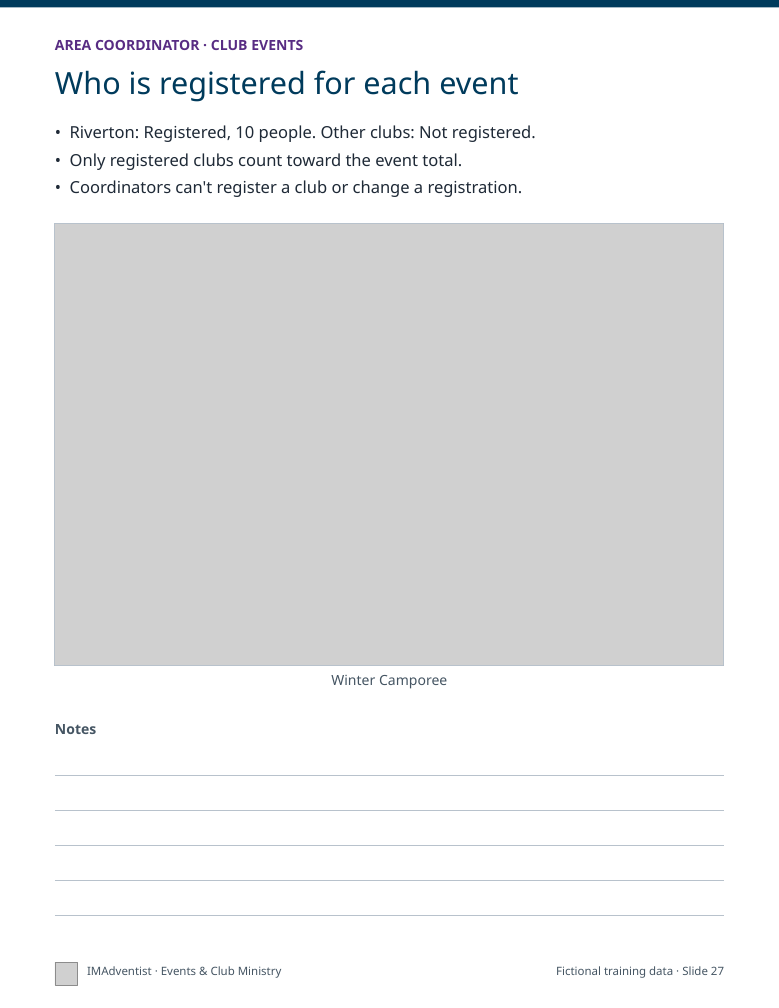
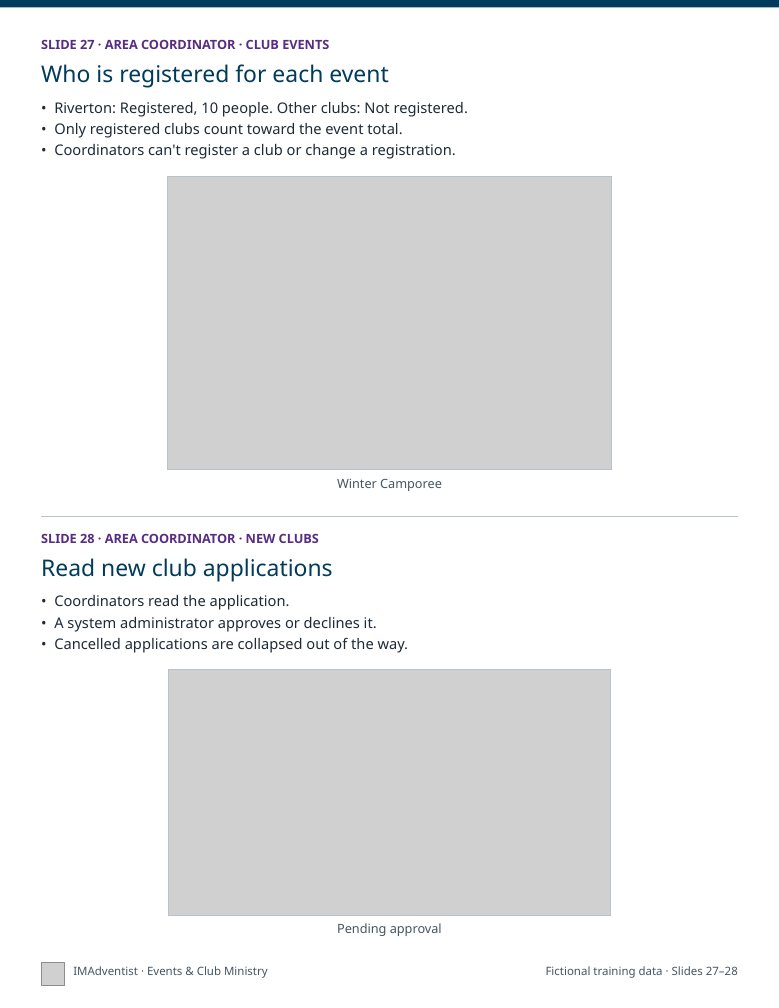
Before and after one commit to DurantTL/IMSDA-Events, a slide deck: slide 14 of docs/platform-documentation/2026-11-05/exports/IMAdventist-getting-started-print.pptx (slide 27 before the commit). Drawn at 779x1008 pixels with LibreOffice and Linux fonts; fonts in the diff are those of the drawing; grey boxes stand for pictures. Boxes give left, top, right and bottom in pixels: in the first picture for what was removed or moved away, otherwise in the second. Text is boxed around its words. In the diff, an @@ line names an element or a change of style, - is before the commit and + after.

```diff
--- a/docs/platform-documentation/2026-11-05/exports/IMAdventist-getting-started-print.pptx
+++ b/docs/platform-documentation/2026-11-05/exports/IMAdventist-getting-started-print.pptx
@@ text at (41,39,329,49): text changed; size 11 to 10 pt @@
-AREA COORDINATOR · CLUB EVENTS
+SLIDE 27 · AREA COORDINATOR · CLUB EVENTS
@@ text "Who is registered for each ...": place and size @@
-text "Who is registered for each ..." at (55,70,518,102)
+text "Who is registered for each ..." at (41,64,388,88)
@@ text "Who is registered for each ..." at (41,64,388,88): size 24 to 18 pt @@
@@ text "• Riverton: Registered, 10 people. ...": place and size @@
-text "• Riverton: Registered, 10 people. ..." at (70,125,536,197)
+text "• Riverton: Registered, 10 people. ..." at (54,102,468,159)
@@ text "• Riverton: Registered, 10 people. ..." at (54,102,468,159): size 13 to 11.5 pt; less space between paragraphs @@
@@ picture: place and size @@
-picture at (55,224,724,666)
+picture at (168,176,611,469)
@@ rectangle: place and size @@
-rectangle at (55,224,724,666)
+rectangle at (168,176,611,469)
@@ text "Winter Camporee": place and size @@
-text "Winter Camporee" at (331,675,447,689)
+text "Winter Camporee" at (337,478,442,491)
@@ text "Winter Camporee" at (337,478,442,491): size 11 to 10 pt @@
@@ line added from (41, 517) to (738, 517), #B8C2CC 0.75 pt @@
@@ text added at (41,533,319,543), 10 pt, text #582C83, bold @@
+SLIDE 28 · AREA COORDINATOR · NEW CLUBS
@@ text added at (41,558,333,582), 18 pt, text #003B5C @@
+Read new club applications
@@ text added at (54,595,409,653), 11.5 pt, text #1F2A37 @@
+• Coordinators read the application.
+• A system administrator approves or declines it.
+• Cancelled applications are collapsed out of the way.
@@ picture added at (168,670,610,916) @@
@@ rectangle added at (168,670,610,916), outline #B8C2CC 0.75 pt @@
@@ text removed at (55,724,96,734) @@
-Notes
@@ line removed from (55, 775) to (724, 775) @@
@@ line removed from (55, 810) to (724, 810) @@
@@ line removed from (55, 845) to (724, 845) @@
@@ line removed from (55, 880) to (724, 880) @@
@@ line removed from (55, 915) to (724, 915) @@
@@ text added at (337,923,442,936), 10 pt, text #455563 @@
+Pending approval
@@ picture: place and size @@
-picture at (55,962,78,985)
+picture at (41,962,64,985)
@@ text "IMAdventist · Events & Club ...": place and size @@
-text "IMAdventist · Events & Club ..." at (87,966,282,978)
+text "IMAdventist · Events & Club ..." at (73,966,268,978)
@@ text at (546,966,738,978): text changed @@
-Fictional training data · Slide 27
+Fictional training data · Slides 27–28
```
Also in this commit, not shown: 15 other slides changed, 15 slides removed, 4 other files.
